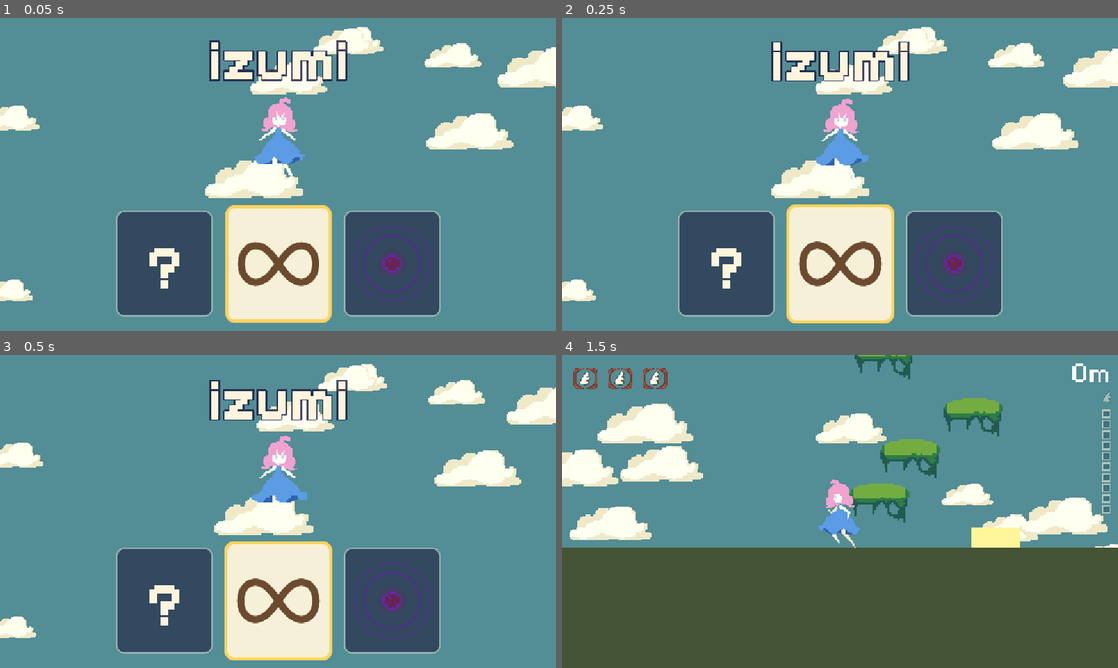
Above: before the commit, frames 1-4 (two rows, left to right).
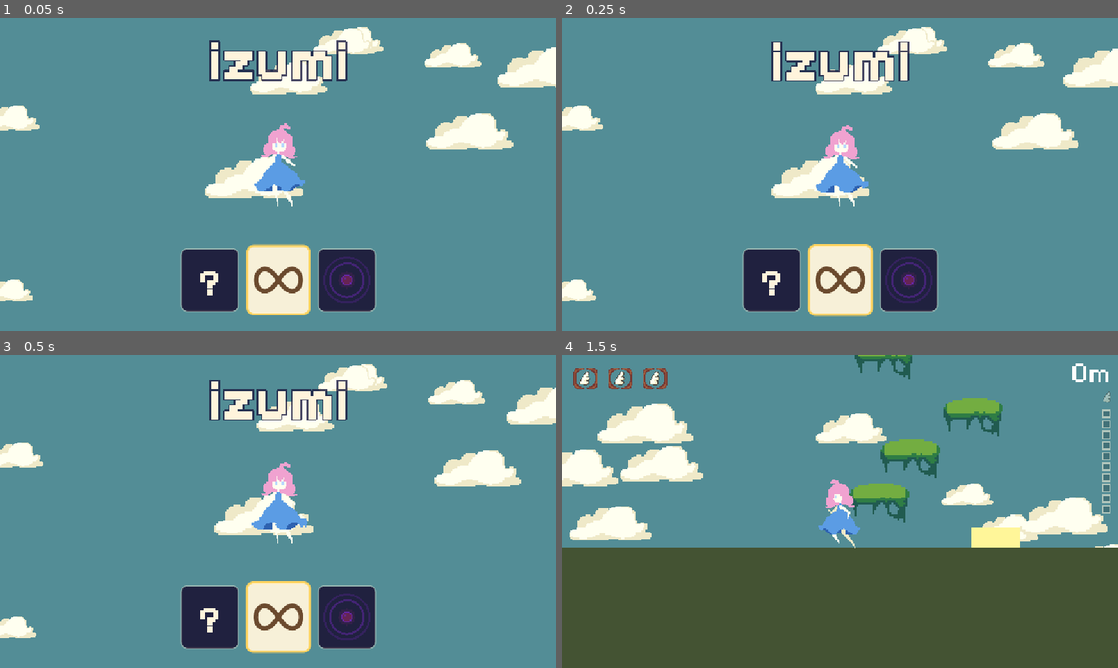
Above: after the commit, the same moments.

Repository: TechPiranja/izumi
Game: Godot game, scene res://scenes/menu.tscn
Two runs of this game, one before a commit and one after it. Both use one fixed random seed, a clock stepped at 60 frames per second and the inputs below.
Inputs (mouse positions are in pixels of both pictures, inside the frame that each line leads up to):
- Up to frame 1 (0.05 s): no input
- Up to frame 2 (0.25 s): no input
- Up to frame 3 (0.5 s): no input
- Up to frame 4 (1.5 s): tap Enter (ui_accept) at 0.5, 0.77 s; move the mouse to (728, 599) at 0.52 s; hold D (move_right) 0.53-1.28 s; tap Space (ping) at 0.6, 1.35 s; click (728, 599) at 0.67 s; move the mouse to (728, 527) at 1.27 s; hold A (move_left) from 1.28 s (still down)

The runs differ from the first frame. In frame 1, 20% of the frame differs, in the area x 20-80%, y 25-98%; in frame 2, 20%; in frame 3, 20%; in frame 4, nothing differs.

Commit message:
Make the menu cards smaller
The cards are drawn relative to UI_SCALE (0.6), closer together, and the
dark ones are less see-through so the clouds don't shine through.

Co-Authored-By: Claude Sonnet 5.5 <noreply@anthropic.com>

Diff:
--- a/scripts/menu.gd
+++ b/scripts/menu.gd
@@ -7,7 +7,7 @@
 const CLOUD_SCENE := preload("res://scenes/environment/cloud.tscn")
 const SKY_COLOR := Color(0.326, 0.553, 0.587)
 const CLOUD_COUNT := 9
-const CARD_GAP := 36.0
+const CARD_GAP := 22.0
 const SELECTED_SCALE := 1.12
 
 const KINDS := ["tutorial", "infinity", "dark"]
@@ -95,7 +95,7 @@
 	var sprite := AnimatedSprite2D.new()
 	sprite.sprite_frames = frames
 	sprite.scale = Vector2(2.4, 2.4)
-	sprite.position = Vector2(get_viewport_rect().size.x * 0.5, 245.0)
+	sprite.position = Vector2(get_viewport_rect().size.x * 0.5, 300.0)
 	add_child(sprite)
 	sprite.play("default")
 
@@ -104,7 +104,7 @@
 	var screen := get_viewport_rect().size
 	var total_width := MenuCard.CARD_SIZE.x * KINDS.size() + CARD_GAP * (KINDS.size() - 1)
 	var left := (screen.x - total_width) * 0.5
-	var top := screen.y - MenuCard.CARD_SIZE.y - 30.0
+	var top := screen.y - MenuCard.CARD_SIZE.y - 40.0
 
 	for i in KINDS.size():
 		var card := MenuCard.new(KINDS[i])
--- a/scripts/menu_card.gd
+++ b/scripts/menu_card.gd
@@ -4,7 +4,9 @@
 
 const FONT := preload("res://fonts/PixelifySans-Bold.ttf")
 const ORB_TEXTURE := preload("res://sprites/wing_orb.png")
-const CARD_SIZE := Vector2(200.0, 220.0)
+## Everything inside the card is drawn relative to this, so the card can be made bigger or smaller.
+const UI_SCALE := 0.6
+const CARD_SIZE := Vector2(200.0, 220.0) * UI_SCALE
 const COLOR_CREAM := Color("fff4dc")
 const COLOR_GOLD := Color("ffd35e")
 const COLOR_DARK := Color(0.35, 0.15, 0.6)
@@ -32,17 +34,17 @@
 
 func _draw() -> void:
 	var style := StyleBoxFlat.new()
-	style.bg_color = Color(1.0, 0.96, 0.86, 0.95) if selected else Color(0.1, 0.07, 0.2, 0.55)
+	style.bg_color = Color(1.0, 0.96, 0.86, 0.95) if selected else Color(0.1, 0.07, 0.2, 0.88)
 	style.border_color = COLOR_GOLD if selected else Color(1.0, 0.96, 0.86, 0.4)
-	style.set_border_width_all(6 if selected else 3)
-	style.set_corner_radius_all(16)
+	style.set_border_width_all(4 if selected else 2)
+	style.set_corner_radius_all(12)
 	draw_style_box(style, Rect2(Vector2.ZERO, CARD_SIZE))
 
 	var center := CARD_SIZE * 0.5
 	var ink := Color("6b4a2e") if selected else COLOR_CREAM
 	match kind:
 		"tutorial":
-			_draw_centered_text("?", center, 130, ink)
+			_draw_centered_text("?", center, roundi(130.0 * UI_SCALE), ink)
 		"infinity":
 			_draw_infinity(center, ink)
 		"dark":
@@ -63,13 +65,13 @@
 	for i in steps + 1:
 		var t := TAU * float(i) / steps
 		var denominator := 1.0 + sin(t) * sin(t)
-		points.append(center + Vector2(cos(t), sin(t) * cos(t)) * 70.0 / denominator * Vector2(1.0, 1.4))
-	draw_polyline(points, color, 12.0, true)
+		points.append(center + Vector2(cos(t), sin(t) * cos(t)) * 70.0 * UI_SCALE / denominator * Vector2(1.0, 1.4))
+	draw_polyline(points, color, 12.0 * UI_SCALE, true)
 
 
 func _draw_dark_orb(center: Vector2) -> void:
 	# Two soft rings around the black orb, like a sound wave.
-	draw_arc(center, 78.0, 0.0, TAU, 48, Color(COLOR_DARK, 0.35), 5.0)
-	draw_arc(center, 58.0, 0.0, TAU, 48, Color(COLOR_DARK, 0.6), 5.0)
-	var orb_size := Vector2(84.0, 84.0)
+	draw_arc(center, 78.0 * UI_SCALE, 0.0, TAU, 48, Color(COLOR_DARK, 0.35), 4.0)
+	draw_arc(center, 58.0 * UI_SCALE, 0.0, TAU, 48, Color(COLOR_DARK, 0.6), 4.0)
+	var orb_size := Vector2(84.0, 84.0) * UI_SCALE
 	draw_texture_rect(orb_texture, Rect2(center - orb_size * 0.5, orb_size), false, Color(0.4, 0.15, 0.65))
